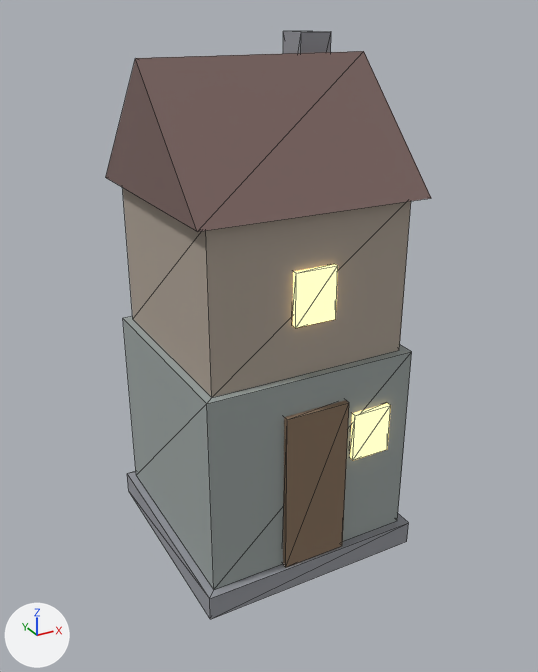
What one commit did to the glTF model web/assets/meshes/cottage_tall.glb.
Both versions are drawn from a camera (50 mm lens) standing at (-3.94, -7.39, 6.34) and looking at (0.03, -0.18, 2.73). The axes (+X, +Y, +Z) are drawn at lower left. The lights are the same throughout. The older version comes first. Mesh edges are drawn as thin lines. Vertices at exactly the same position are counted once.

The first picture shows 'cottage_tall'.
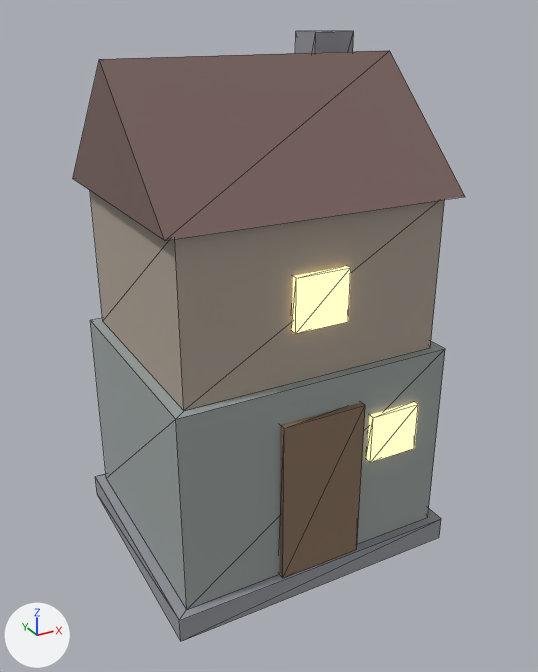
Pixel boxes [x1, y1, x2, y2] of what changed, in the pictures (538 x 672 px; the box of a moved part takes in the faces that stretch with it):
'cottage_tall', reshaped (21% wider): before [106, 31, 431, 619]; after [73, 30, 465, 641]
part 1 of me_cottage_tall, moved or reshaped: before [127, 471, 408, 619]; after [95, 474, 441, 641]
part 2 of me_cottage_tall, moved or reshaped: before [283, 31, 331, 54]; after [295, 30, 354, 53]
part 3 of me_cottage_tall, moved or reshaped: before [123, 316, 412, 590]; after [90, 318, 445, 610]
part 4 of me_cottage_tall, moved or reshaped: before [122, 187, 411, 397]; after [90, 191, 444, 411]
part 5 of me_cottage_tall, moved or reshaped: before [106, 51, 431, 232]; after [73, 50, 465, 240]
part 6 of me_cottage_tall, moved or reshaped: before [283, 400, 349, 567]; after [279, 403, 365, 578]
part 7 of me_cottage_tall, moved or reshaped: before [350, 403, 391, 460]; after [367, 402, 418, 463]
part 8 of me_cottage_tall, moved or reshaped: before [293, 264, 338, 328]; after [292, 266, 351, 334]

Patch to the scene script:
```diff
--- a/web/assets/meshes/cottage_tall.glb.py
+++ b/web/assets/meshes/cottage_tall.glb.py
@@ me_cottage_tall @@
 # used by ob_cottage_tall; location = (0.0, 0.0, 0.0)
-me_cottage_tall.from_pydata(...)  # 62 vertices, 92 faces; spans x -1.4..1.4, y -1.4..1.4, z 0.0..6.1
+me_cottage_tall.from_pydata(...)  # 62 vertices, 92 faces; spans x -1.82..1.82, y -1.54..1.54, z 0.0..6.1
+# me_cottage_tall part 1: the loose piece of 8 vertices spanning x -1.4..1.4, y -1.4..1.4, z 0.0..0.3 is scaled about its middle by (1.3, 1.1, 1)
+# me_cottage_tall part 2: the loose piece of 8 vertices spanning x 0.7..1.1, y 0.3..0.7, z 4.5..6.1 is scaled about the mesh origin by (1.3, 1.1, 1)
+# me_cottage_tall part 3: the loose piece of 8 vertices spanning x -1.3..1.3, y -1.3..1.3, z 0.3..2.7 is scaled about its middle by (1.3, 1.1, 1)
+# me_cottage_tall part 4: the loose piece of 8 vertices spanning x -1.2..1.2, y -1.2..1.2, z 2.7..4.5 is scaled about its middle by (1.3, 1.1, 1)
+# me_cottage_tall part 5: the loose piece of 6 vertices spanning x -1.35..1.35, y -1.35..1.35, z 4.5..5.9 is scaled about its middle by (1.27, 1.09, 1)
+# me_cottage_tall part 6: the loose piece of 8 vertices spanning x -0.4..0.4, y -1.37..-1.27, z 0.3..2.3 is scaled about the mesh origin by (1.3, 1.1, 1)
+# me_cottage_tall part 7: the loose piece of 8 vertices spanning x 0.5..1.0, y -1.36..-1.28, z 1.5..2.1 is scaled about the mesh origin by (1.3, 1.1, 1)
+# me_cottage_tall part 8: the loose piece of 8 vertices spanning x -0.25..0.25, y -1.26..-1.18, z 3.3..3.9 is scaled about the mesh origin by (1.3, 1.1, 1)
 me_cottage_tall.materials.append(mat_mat_stone)
```
